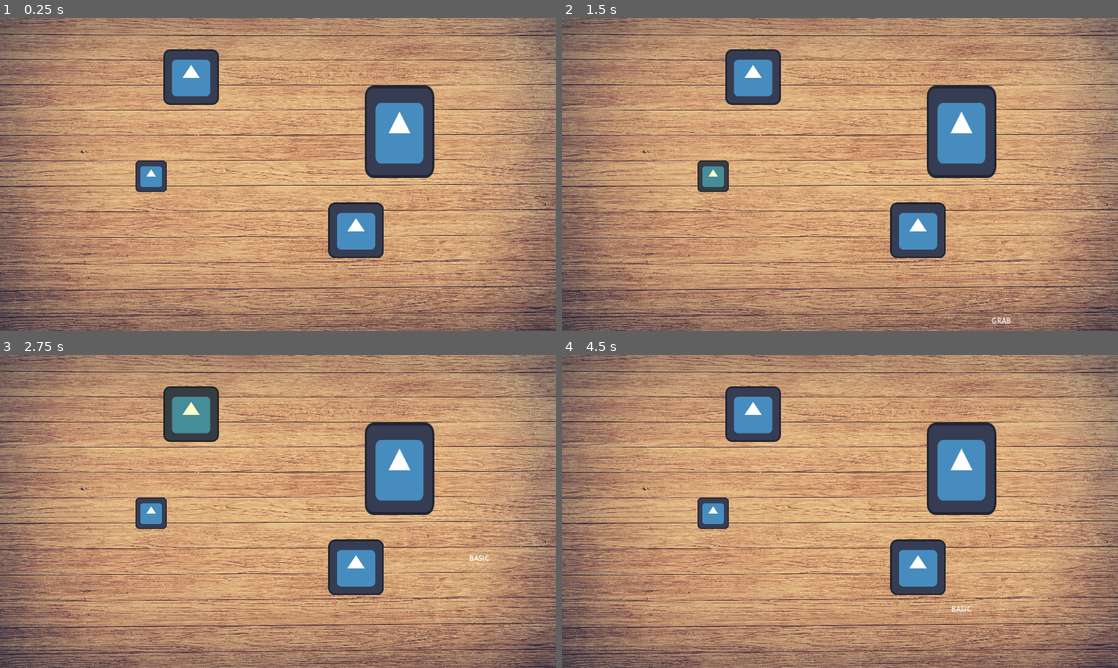
Above: before the commit, frames 1-4 (two rows, left to right).
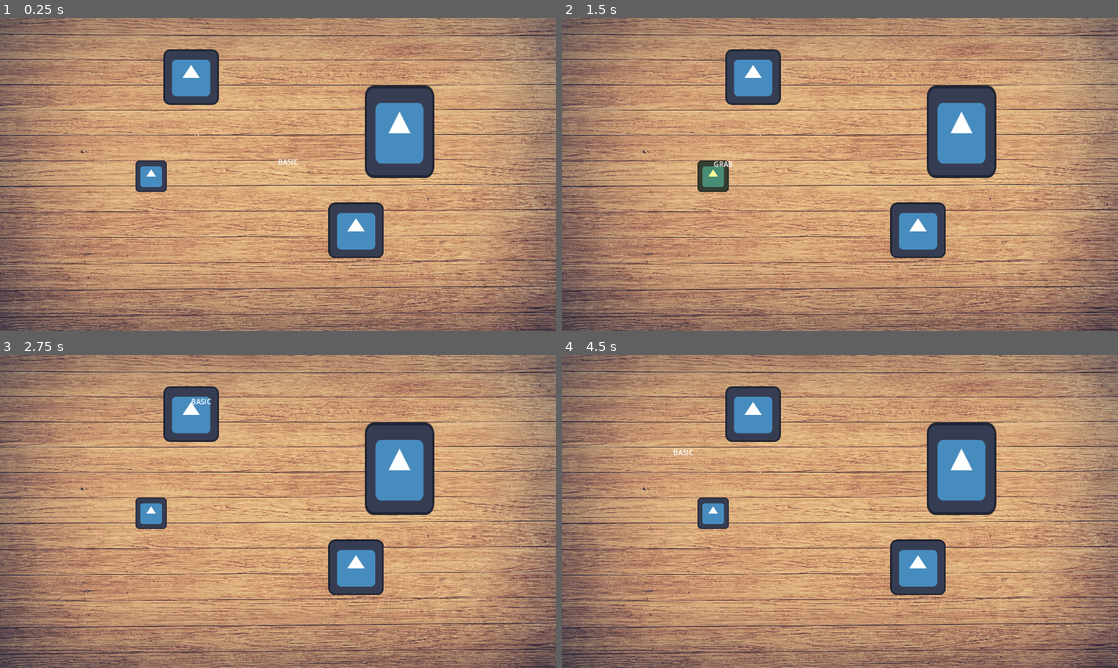
Above: after the commit, the same moments.

Repository: ryanabx/tabletop-engine
Game: Godot game, scene res://src/scenes/screens/tabletop.tscn
Same seed, same stepped clock (60 frames per second), same inputs: the game is played once before the commit and once after it. The project has no main scene, so this scene is started directly. The engine's default icon, where the game draws it, is replaced by a stand-in: a white triangle on a blue panel in a dark square.
Inputs (mouse positions are in pixels of both pictures, inside the frame that each line leads up to):
- Up to frame 1 (0.25 s): no input
- Up to frame 2 (1.5 s): tap Enter at 0.5 s; move the mouse to (917, 230) at 0.52 s; click (917, 230) at 0.67 s; tap Space at 1.25 s; move the mouse to (712, 177) at 1.27 s; click (712, 177) at 1.42 s
- Up to frame 3 (2.75 s): tap Enter at 2 s; move the mouse to (189, 414) at 2.02 s; click (189, 414) at 2.17 s
- Up to frame 4 (4.5 s): tap Space at 2.75, 4.25 s; move the mouse to (962, 467) at 2.77 s; click (962, 467) at 2.92 s; tap Enter at 3.5 s; move the mouse to (1006, 558) at 3.52 s; click (1006, 558) at 3.67 s; move the mouse to (673, 464) at 4.27 s; click (673, 464) at 4.42 s

The runs differ from the first frame. In frame 1, less than 0.1% of the frame differs, in the area x 50-54%, y 45-47%; in frame 2, 0.3%; in frame 3, 0.9%, in the area x 30-88%, y 13-66%; in frame 4, less than 0.1%.

Commit message:
Right click menus work!

Diff:
--- a/src/scenes/screens/tabletop.tscn
+++ b/src/scenes/screens/tabletop.tscn
@@ -36,15 +36,10 @@
 texture = ExtResource("1_488j0")
 metadata/_edit_lock_ = true
 
-[node name="UiManager" type="Control" parent="."]
-z_index = 100
-layout_mode = 3
-anchors_preset = 0
-offset_right = 40.0
-offset_bottom = 40.0
+[node name="UiManager" type="CanvasLayer" parent="."]
+layer = 100
 script = ExtResource("4_gt2ye")
 
 [node name="MouseStateLabel" type="Label" parent="UiManager"]
-layout_mode = 0
 offset_right = 40.0
 offset_bottom = 23.0
--- a/src/scenes/ui/right_click_menu.tscn
+++ b/src/scenes/ui/right_click_menu.tscn
@@ -3,7 +3,6 @@
 [ext_resource type="Script" path="res://src/scripts/ui/right_click_menu.gd" id="1_ncvbs"]
 
 [node name="RightClickMenu" type="VBoxContainer"]
-z_index = 10
 anchors_preset = 15
 anchor_right = 1.0
 anchor_bottom = 1.0
--- a/src/scenes/ui/right_click_menu_button.tscn
+++ b/src/scenes/ui/right_click_menu_button.tscn
@@ -2,12 +2,10 @@
 
 [ext_resource type="Script" path="res://src/scripts/ui/right_click_menu_button.gd" id="1_ce4qg"]
 
-[node name="RightClickMenuButton" type="Button"]
+[node name="RightClickMenuButton" type="TextureButton"]
 anchors_preset = 15
 anchor_right = 1.0
 anchor_bottom = 1.0
 grow_horizontal = 2
 grow_vertical = 2
 script = ExtResource("1_ce4qg")
-
-[connection signal="pressed" from="." to="." method="_on_pressed"]
--- a/src/scripts/game_objects/game_object.gd
+++ b/src/scripts/game_objects/game_object.gd
@@ -4,6 +4,7 @@
 enum GAME_OBJECT_STATE {
 	OPEN,
 	GRABBED,
+	RIGHT_CLICKED,
 	IN_STACK
 }
 
@@ -34,19 +35,34 @@
 			if grabbable:
 				mouse_offset_vect = global_position - get_global_mouse_position()
 				_move_self_to_top()
+				object_state = GAME_OBJECT_STATE.GRABBED
 				GameManager.set_mouse_state(GameManager.MOUSE_STATE.GRAB)
 			else:
+				object_state = GAME_OBJECT_STATE.OPEN
 				GameManager.set_mouse_state(GameManager.MOUSE_STATE.BASIC)
+
+func set_my_state(state: GAME_OBJECT_STATE) -> void:
+	object_state = state
 
 func _process(delta: float) -> void:
 	z_index = -get_index()
-	if grabbable and GameManager.has_selection_lock(self) and Input.is_mouse_button_pressed(MOUSE_BUTTON_LEFT):
+	if object_state == GAME_OBJECT_STATE.GRABBED and GameManager.has_selection_lock(self) and Input.is_mouse_button_pressed(MOUSE_BUTTON_LEFT):
 		global_position = get_global_mouse_position() + mouse_offset_vect
-		object_state = GAME_OBJECT_STATE.GRABBED
-	else:
-		object_state = GAME_OBJECT_STATE.OPEN
+	_set_modulate_from_state() # Set colors based on what state the object is in
 
-	modulate.b = 0.8 if GameManager.has_selection_lock(self) else 1.0
+func _set_modulate_from_state():
+	match object_state:
+		GAME_OBJECT_STATE.OPEN:
+			modulate.b = 1.0
+			modulate.g = 1.0
+		GAME_OBJECT_STATE.GRABBED:
+			modulate.b = 0.6
+			modulate.g = 1.0
+		GAME_OBJECT_STATE.RIGHT_CLICKED:
+			modulate.b = 1.0
+			modulate.g = 0.6
+		_:
+			pass
 
 func _move_self_to_top() -> void:
 	if parent:
--- a/src/scripts/ui/right_click_menu.gd
+++ b/src/scripts/ui/right_click_menu.gd
@@ -18,20 +18,21 @@
 func _ready() -> void:
 	_populate_right_click_menu()
 
-func _input(event: InputEvent) -> void:
-	if event is InputEventMouseButton and event.button_index == MOUSE_BUTTON_LEFT and event.pressed:
-		if not get_global_rect().has_point(get_global_mouse_position()):
-			_ui_manager.destroy_rclick_menu()
+func destroy_menu():
+	_ui_manager.destroy_rclick_menu()
 
 func _set_object_highlight(highlight: bool):
 	if associated_object != null:
-		associated_object.modulate.g = 0.8 if highlight else 1.0
+		if highlight:
+			associated_object.set_my_state(GameObject.GAME_OBJECT_STATE.RIGHT_CLICKED)
+		else:
+			associated_object.set_my_state(GameObject.GAME_OBJECT_STATE.OPEN)
 
 func _populate_right_click_menu():
 	match menu_type:
 		RIGHT_CLICK_MENU_TYPE.GAME_OBJECT:
 			_set_object_highlight(true)
-			var go_to_back = RightClickMenuButton.new(self, RightClickMenuButton.MENU_BUTTON_TYPE.BLANK)
+			var go_to_back = RightClickMenuButton.new(self, RightClickMenuButton.MENU_BUTTON_TYPE.BLANK, RightClickMenuButton.MENU_BUTTON_FUNCTIONALITY.GO_TO_BACK)
 			go_to_back.text = "Go to back"
 			add_child(go_to_back)
 		_:
@@ -42,6 +43,5 @@
 		return RIGHT_CLICK_MENU_TYPE.GAME_OBJECT
 	return RIGHT_CLICK_MENU_TYPE.BLANK
 
-# Called every frame. 'delta' is the elapsed time since the previous frame.
-func _process(delta):
-	pass
+func get_associated_object() -> GameObject:
+	return associated_object
--- a/src/scripts/ui/right_click_menu_button.gd
+++ b/src/scripts/ui/right_click_menu_button.gd
@@ -5,16 +5,36 @@
 	BLANK
 }
 
+enum MENU_BUTTON_FUNCTIONALITY {
+	BLANK,
+	GO_TO_BACK,
+	GO_TO_FRONT
+}
+
 var _button_type: MENU_BUTTON_TYPE = MENU_BUTTON_TYPE.BLANK
+var _button_functionality: MENU_BUTTON_FUNCTIONALITY = MENU_BUTTON_FUNCTIONALITY.BLANK
 
 var _parent: RightClickMenu = null
 
-func _init(parent: RightClickMenu, button_type: MENU_BUTTON_TYPE):
+func _init(parent: RightClickMenu, button_type: MENU_BUTTON_TYPE, button_functionality: MENU_BUTTON_FUNCTIONALITY):
 	self._parent = parent
 	self._button_type = button_type
+	self._button_functionality = button_functionality
+	print("Button init")
+	print(self._button_functionality)
+	self.pressed.connect(_on_pressed)
 
 
-func _on_pressed():
-	match _button_type:
-		MENU_BUTTON_TYPE.BLANK:
+
+func _on_pressed() -> void:
+	print("Pressed")
+	match _button_functionality:
+		MENU_BUTTON_FUNCTIONALITY.BLANK:
 			return
+		MENU_BUTTON_FUNCTIONALITY.GO_TO_FRONT:
+			_parent.get_associated_object()._move_self_to_top()
+			_parent.destroy_menu()
+		MENU_BUTTON_FUNCTIONALITY.GO_TO_BACK:
+			print("Sending object to back!")
+			_parent.get_associated_object()._move_self_to_back()
+			_parent.destroy_menu()
--- a/src/scripts/ui/ui_manager.gd
+++ b/src/scripts/ui/ui_manager.gd
@@ -1,5 +1,5 @@
 class_name UiManager
-extends Control
+extends CanvasLayer
 
 var rclick_menu: RightClickMenu = null
 
@@ -8,9 +8,12 @@
 	if event is InputEventMouseButton and event.button_index == MOUSE_BUTTON_RIGHT and event.pressed and rclick_menu == null:
 		if GameManager.highlighted_over_item():
 			rclick_menu = RightClickMenu.new(RightClickMenu.RIGHT_CLICK_MENU_TYPE.GAME_OBJECT, GameManager.get_highlighted_item(), self)
-			rclick_menu.global_position = get_global_mouse_position()
+			rclick_menu.global_position = get_viewport().get_mouse_position()
 			print("Created right click menu!")
 			add_child(rclick_menu)
+	elif event is InputEventMouseButton and rclick_menu != null and event.button_index == MOUSE_BUTTON_LEFT and event.pressed:
+		if not rclick_menu.get_global_rect().has_point(rclick_menu.get_global_mouse_position()):
+			destroy_rclick_menu()
 
 func destroy_rclick_menu():
 	rclick_menu._set_object_highlight(false)
